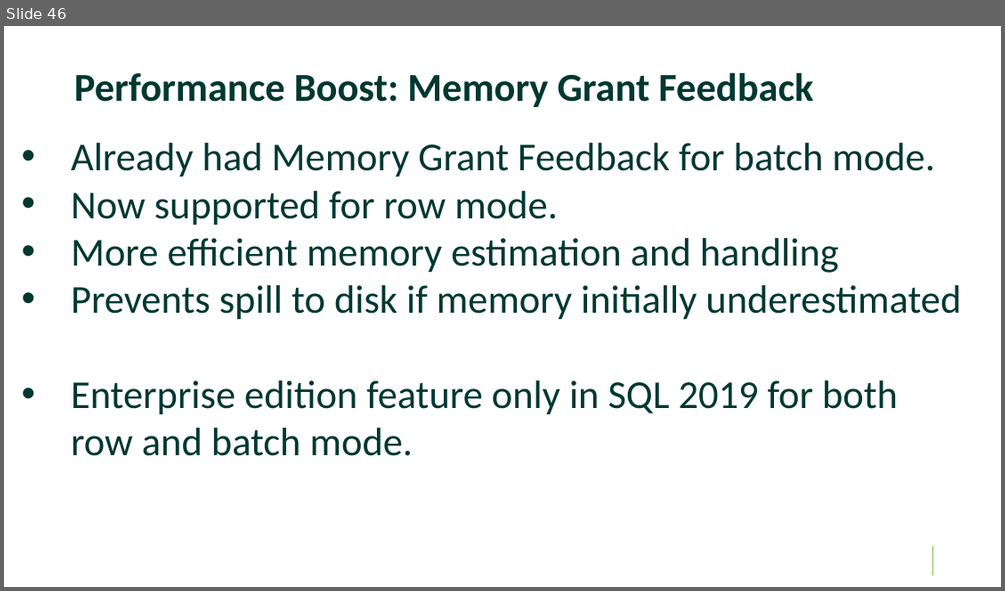
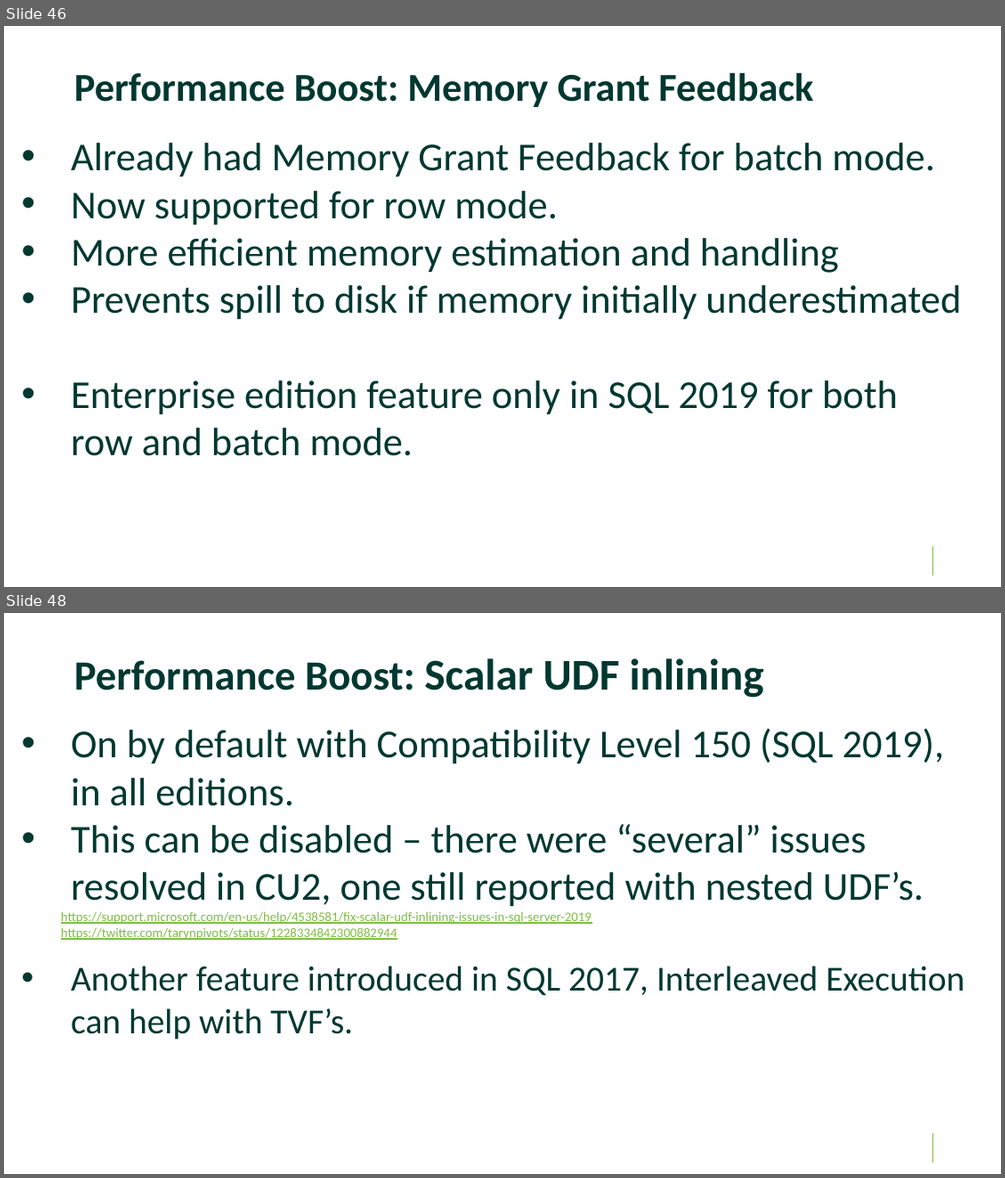
Before and after one commit to williamadba/Public-Presentations, a slide deck: Santa Fe SQL User Group/What's New in SQL 2019.pptx. Shown one above the other, each under a label of ours: slide 46 before the commit, slides 46 and 48 after it; the slides between them are not shown. The pictures are 1005x591 and 1005x1178 pixels, drawn with LibreOffice and Linux fonts; fonts in the diff are those of the drawing; background and template pictures are left out. Boxes give left, top, right and bottom in pixels: in the first picture for what was removed or moved away, otherwise in the second. Text is boxed around its words. In the diff, an @@ line names an element or a change of style, - is before the commit and + after.

```diff
--- a/Santa Fe SQL User Group/What's New in SQL 2019.pptx
+++ b/Santa Fe SQL User Group/What's New in SQL 2019.pptx
@@ slide 48 added at <box>4,613,1001,1174</box>, background #FFFFFF; not listed: 1 template element that a slide beside it also shows @@
@@ title added at <box>74,658,764,698</box>, 37.8 pt, text #003830, bold @@
+Performance Boost: Scalar UDF inlining
@@ text added at <box>61,728,964,1039</box>, 12 pt, text #003830 @@
+• On by default with Compatibility Level 150 (SQL 2019), in all editions.
+• This can be disabled – there were “several” issues resolved in CU2, one still reported with nested UDF’s.
+  https://support.microsoft.com/en-us/help/4538581/fix-scalar-udf-inlining-issues-in-sql-server-2019
+  https://twitter.com/tarynpivots/status/1228334842300882944
+• Another feature introduced in SQL 2017, Interleaved Execution can help with TVF’s.
```
Also in this commit, not shown: 4 slides changed.
